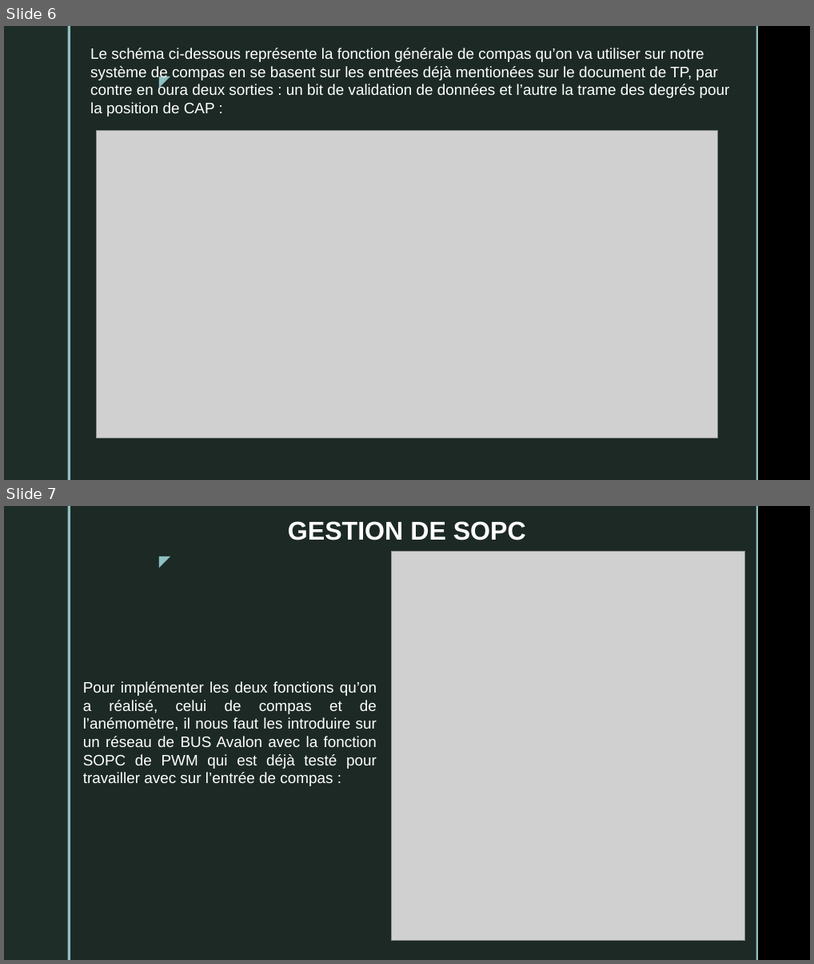
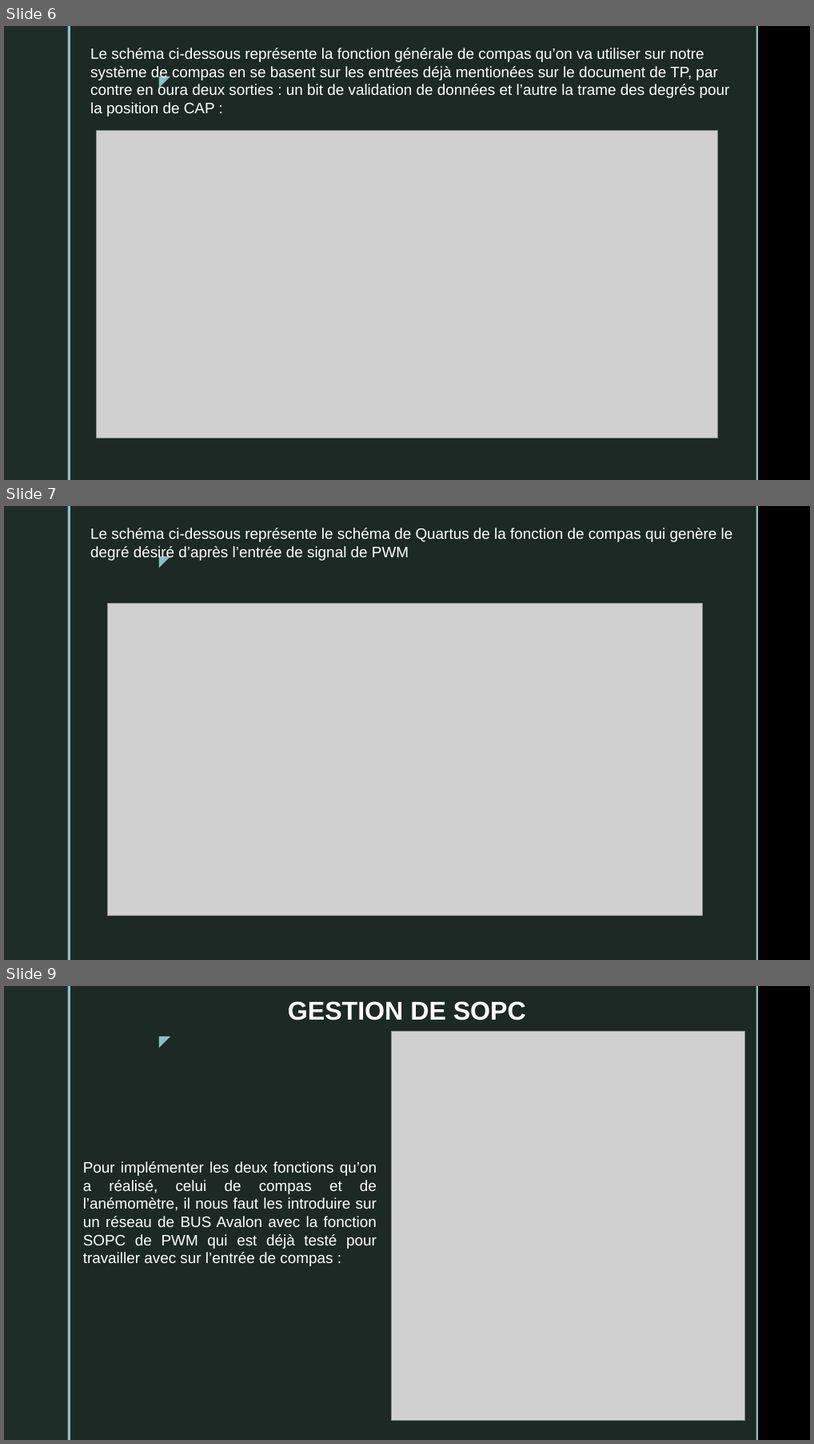
Before and after one commit to abdelhaak/BE_VHDL_2023_G19, a slide deck: SYSTÈME DE PILOTE DE BARRE.pptx. Shown one above the other, each under a label of ours: slides 6 and 7 before the commit, slides 6, 7 and 9 after it; the slides between them are not shown. The pictures are 814x964 and 814x1444 pixels, drawn with LibreOffice and Linux fonts; fonts in the diff are those of the drawing; grey boxes stand for pictures; background and template pictures are left out. Boxes give left, top, right and bottom in pixels: in the first picture for what was removed or moved away, otherwise in the second. Text is boxed around its words. In the diff, an @@ line names an element or a change of style, - is before the commit and + after.

```diff
--- a/SYSTÈME DE PILOTE DE BARRE.pptx
+++ b/SYSTÈME DE PILOTE DE BARRE.pptx
@@ slide 7 added at box(4, 506, 810, 960), background picture (left out); not listed: 5 template elements that a slide beside it also shows @@
@@ text added at box(90, 528, 734, 560), 18 pt, text #FFFFFF @@
+Le schéma ci-dessous représente le schéma de Quartus de la fonction de compas qui genère le degré désiré d’après l’entrée de signal de PWM
@@ picture added at box(107, 603, 702, 916) @@
@@ what was slide 7 is now slide 9 @@
```
Also in this commit, not shown: 1 other slide added, 1 other file.
